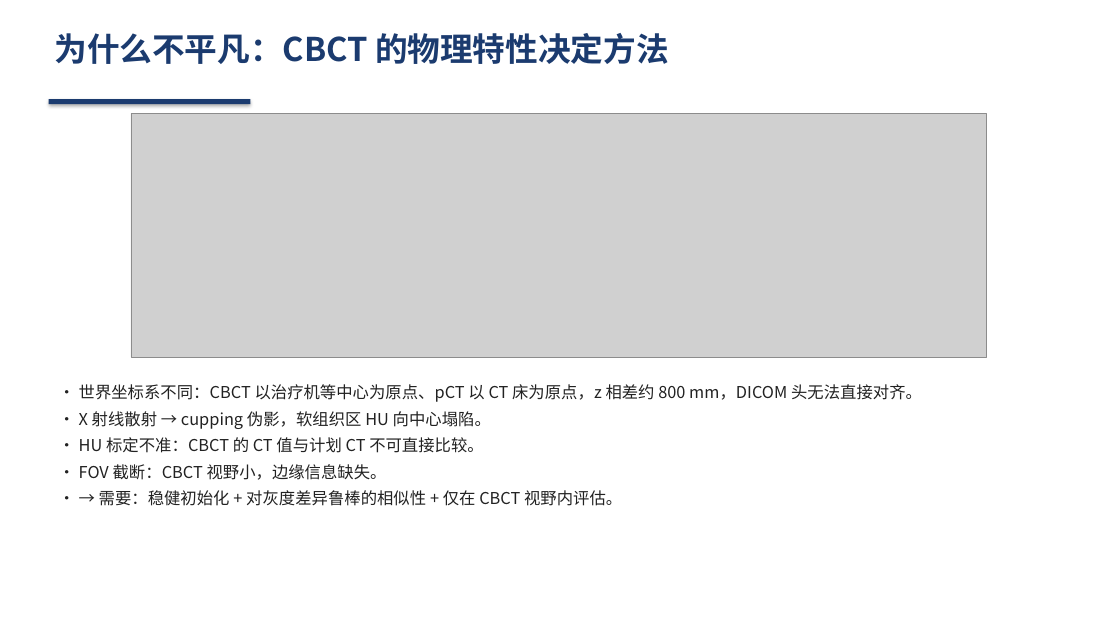
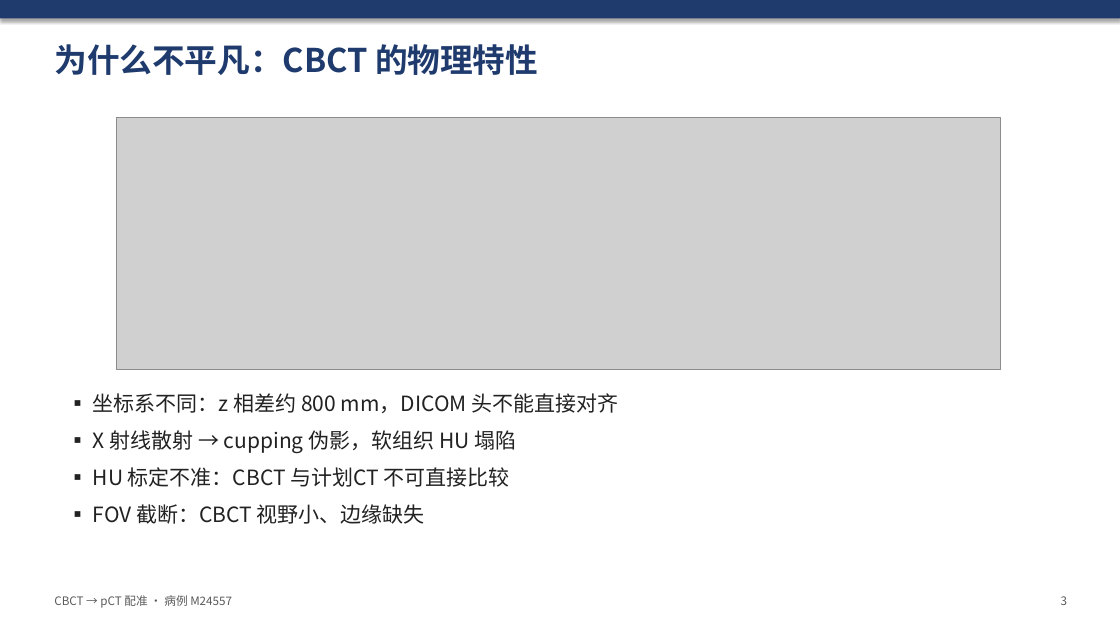
Before and after one commit to develop-yang/Task, a slide deck: slide 3 of results_sample/CBCT_pCT_配准汇报.pptx. Drawn at 1120x630 pixels with LibreOffice and Linux fonts; fonts in the diff are those of the drawing; grey boxes stand for pictures. Boxes give left, top, right and bottom in pixels: in the first picture for what was removed or moved away, otherwise in the second. Text is boxed around its words. In the diff, an @@ line names an element or a change of style, - is before the commit and + after.

```diff
--- a/results_sample/CBCT_pCT_配准汇报.pptx
+++ b/results_sample/CBCT_pCT_配准汇报.pptx
@@ rectangle added at (0,0,1120,18), fill #1F3B6E @@
@@ text at (54,44,538,75): text changed; text colour #1B3B6F to #1F3B6E @@
-为什么不平凡：CBCT 的物理特性决定方法
+为什么不平凡：CBCT 的物理特性
@@ rectangle removed at (49,99,250,104) @@
@@ picture: place and size @@
-picture at (131,113,986,357)
+picture at (116,118,1001,370)
@@ text at (93,393,618,524): text changed; size 14 to 18 pt @@
-• 世界坐标系不同：CBCT 以治疗机等中心为原点、pCT 以 CT 床为原点，z 相差约 800 mm，DICOM 头无法直接对齐。
-• X 射线散射 → cupping 伪影，软组织区 HU 向中心塌陷。
-• HU 标定不准：CBCT 的 CT 值与计划 CT 不可直接比较。
-• FOV 截断：CBCT 视野小，边缘信息缺失。
-• → 需要：稳健初始化 + 对灰度差异鲁棒的相似性 + 仅在 CBCT 视野内评估。
+▪ 坐标系不同：z 相差约 800 mm，DICOM 头不能直接对齐
+▪ X 射线散射 → cupping 伪影，软组织 HU 塌陷
+▪ HU 标定不准：CBCT 与计划CT 不可直接比较
+▪ FOV 截断：CBCT 视野小、边缘缺失
@@ text added at (54,595,232,608), 10 pt, text #5A5A5A @@
+CBCT → pCT 配准 · 病例 M24557
@@ text added at (1061,596,1067,605), 10 pt, text #5A5A5A @@
+3
```
Also in this commit, not shown: 8 other slides changed, 1 slide added, 1 slide removed, 9 other files.
